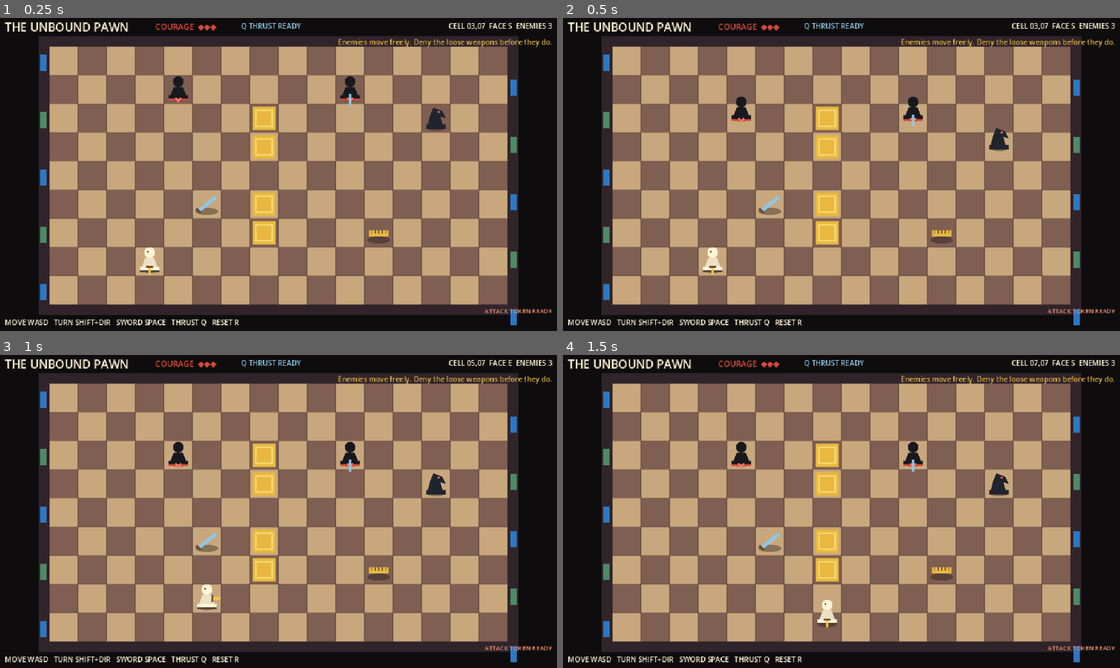
Above: before the commit, frames 1-4 (two rows, left to right).
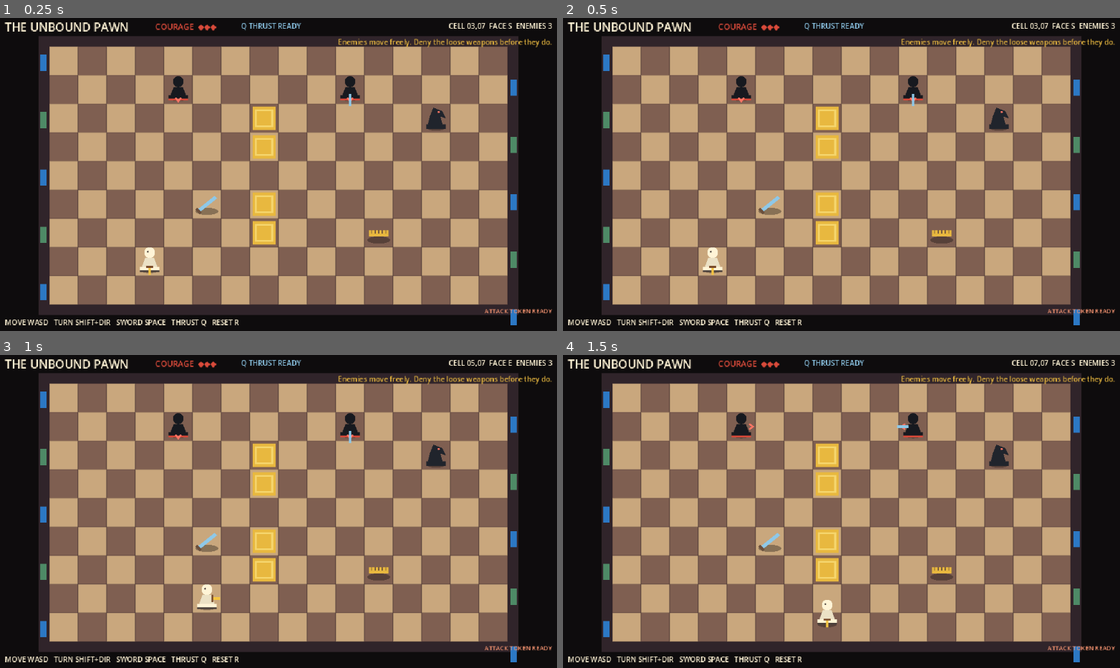
Above: after the commit, the same moments.

Repository: ThachCoder2k2/2d-hess-game-rpg
Game: Godot game, scene res://scenes/main.tscn
Same seed, same stepped clock (60 frames per second), same inputs: the game is played once before the commit and once after it.
Inputs:
- Up to frame 1 (0.25 s): no input
- Up to frame 2 (0.5 s): no input
- Up to frame 3 (1 s): hold D (move_right) from 0.53 s (still down); tap Space (attack) at 0.6 s
- Up to frame 4 (1.5 s): release D (move_right) at 1.28 s; hold S (move_down) from 1.28 s (still down); tap Space (attack) at 1.35 s

Frame 1 is identical in both runs. In frame 2, 1.0% of the frame differs, in the area x 30-81%, y 18-43%; in frame 3, 1.1%; in frame 4, 1.1%, in the area x 30-81%, y 18-46%.

Commit message:
Make enemy pursuit intentional and reactive

Diff:
--- a/scripts/actors/black_pawn.gd
+++ b/scripts/actors/black_pawn.gd
@@ -2,9 +2,18 @@
 extends FreeEnemy
 
 
-func get_unarmed_attack_cells(origin := current_cell, direction := facing) -> Array[Vector2i]:
-	var side := Vector2i(-direction.y, direction.x)
-	return [origin + direction + side, origin + direction - side]
+func create_attack_pattern() -> AttackPattern:
+	return PawnPattern.new()
+
+
+func create_archetype() -> EnemyArchetype:
+	var data := EnemyArchetype.new()
+	data.role = &"skirmisher"
+	data.future_threat_score = 36.0
+	data.pickup_score = 72.0
+	data.turn_threat_score = 52.0
+	data.preferred_distance = 2
+	return data
 
 
 func _draw() -> void:
--- a/scripts/actors/free_enemy.gd
+++ b/scripts/actors/free_enemy.gd
@@ -6,28 +6,48 @@
 signal attack_resolved(cells: Array[Vector2i])
 signal weapon_changed(enemy: FreeEnemy, weapon: EnemyWeapon)
 signal defeated(enemy: FreeEnemy)
-
-enum State { IDLE, TELEGRAPH, RECOVER, DEFEATED }
+signal intent_changed(enemy: FreeEnemy, intent: EnemyIntent)
+
+enum State { OBSERVE, TELEGRAPH, COMMIT, RECOVER, DEFEATED }
 
 @export var health := 2
 @export var think_time := 0.42
+@export var move_recovery_time := 0.18
 @export var unarmed_telegraph_time := 0.58
 @export var unarmed_recovery_time := 0.48
 
 var target: PawnHero
 var director: EncounterDirector
 var weapon: EnemyWeapon
-var state := State.IDLE
+var attack_pattern: AttackPattern
+var archetype: EnemyArchetype
+var current_intent: EnemyIntent
+var action_memory: Array[StringName] = []
+var last_move_direction := Vector2i.ZERO
+var state := State.OBSERVE
 var state_time := 0.0
 var flash_time := 0.0
 var recoil := Vector2.ZERO
 var locked_attack_cells: Array[Vector2i] = []
 
 
+func _ready() -> void:
+	_ensure_ai_data()
+
+
+func create_attack_pattern() -> AttackPattern:
+	return AttackPattern.new()
+
+
+func create_archetype() -> EnemyArchetype:
+	return EnemyArchetype.new()
+
+
 func activate(hero: PawnHero, encounter_director: EncounterDirector) -> void:
+	_ensure_ai_data()
 	target = hero
 	director = encounter_director
-	state = State.IDLE
+	state = State.OBSERVE
 	state_time = think_time
 	queue_redraw()
 
@@ -51,17 +71,20 @@
 	if state_time > 0.0:
 		return
 	match state:
-		State.IDLE:
+		State.OBSERVE:
 			_choose_action()
 		State.TELEGRAPH:
 			_resolve_attack()
+		State.COMMIT:
+			_resolve_attack()
 		State.RECOVER:
-			state = State.IDLE
+			state = State.OBSERVE
 			state_time = think_time
 
 
-func get_unarmed_attack_cells(_origin := current_cell, _direction := facing) -> Array[Vector2i]:
-	return []
+func get_unarmed_attack_cells(origin := current_cell, direction := facing) -> Array[Vector2i]:
+	_ensure_ai_data()
+	return attack_pattern.get_attack_cells(grid_world, origin, direction)
 
 
 func get_attack_cells(origin := current_cell, direction := facing) -> Array[Vector2i]:
@@ -77,73 +100,116 @@
 
 
 func _choose_action() -> void:
-	_try_collect_weapon()
-	var attack_cells := get_attack_cells()
-	if target.current_cell in attack_cells and director.request_attack(self):
-		locked_attack_cells = attack_cells.duplicate()
-		state = State.TELEGRAPH
-		state_time = weapon.telegraph_time if weapon != null else unarmed_telegraph_time
-		emit_signal("telegraph_started", self, locked_attack_cells)
-		queue_redraw()
-		return
-	_choose_free_move()
-
-
-func _try_collect_weapon() -> bool:
-	if weapon != null or grid_world == null:
-		return false
-	var pickup := grid_world.item_at(current_cell)
-	if pickup is WeaponPickup:
-		equip(pickup.take(self))
-		return true
-	return false
-
-
-func _choose_free_move() -> void:
-	var destinations := get_cardinal_move_options()
-	if destinations.is_empty():
-		state = State.RECOVER
-		state_time = unarmed_recovery_time
-		return
-	var pursuit_cell := target.current_cell
+	var context := EnemyContext.capture(self)
+	var candidates := _build_intents(context)
+	current_intent = _select_intent(candidates)
+	emit_signal("intent_changed", self, current_intent)
+	_execute_intent(current_intent)
+
+
+func _build_intents(context: EnemyContext) -> Array[EnemyIntent]:
+	_ensure_ai_data()
+	var intents: Array[EnemyIntent] = []
+	var attack_cells := get_attack_cells(context.self_cell, context.facing)
+	if context.attack_available and context.hero_cell in attack_cells:
+		intents.append(EnemyIntent.attack(attack_cells, archetype.attack_score))
+
+	if weapon == null and grid_world.item_at(context.self_cell) is WeaponPickup:
+		intents.append(EnemyIntent.pickup(archetype.pickup_score + 50.0))
+
+	var pursuit_cell := context.hero_cell
 	if weapon == null:
-		var nearest_item := _nearest_item_cell()
+		var nearest_item := _nearest_item_cell(context.item_cells)
 		if nearest_item != Vector2i(-999, -999):
 			pursuit_cell = nearest_item
-	var best_destination := destinations[0]
-	var best_score := -INF
-	for destination in destinations:
-		var direction := destination - current_cell
-		var score := _score_destination(destination, direction, pursuit_cell)
-		if score > best_score:
-			best_score = score
-			best_destination = destination
-	var move_direction := best_destination - current_cell
-	if try_step(move_direction):
-		facing = move_direction
-	state = State.RECOVER
-	state_time = unarmed_recovery_time
-
-
-func _score_destination(destination: Vector2i, direction: Vector2i, pursuit_cell: Vector2i) -> float:
-	var old_distance := _manhattan(current_cell, pursuit_cell)
+
+	for destination in context.legal_moves:
+		var direction := destination - context.self_cell
+		var score := _score_destination(destination, direction, pursuit_cell, context)
+		intents.append(EnemyIntent.move(destination, direction, score))
+
+	if attack_pattern.uses_facing or weapon != null:
+		for direction: Vector2i in [Vector2i.UP, Vector2i.DOWN, Vector2i.LEFT, Vector2i.RIGHT]:
+			if direction == context.facing:
+				continue
+			var turn_score := 4.0
+			if context.hero_cell in get_attack_cells(context.self_cell, direction):
+				turn_score += archetype.turn_threat_score
+			else:
+				var old_distance := _facing_distance(context.self_cell, context.hero_cell, context.facing)
+				var new_distance := _facing_distance(context.self_cell, context.hero_cell, direction)
+				turn_score += float(old_distance - new_distance) * 3.0
+			intents.append(EnemyIntent.turn(direction, turn_score))
+
+	intents.append(EnemyIntent.wait(archetype.wait_score))
+	for intent in intents:
+		intent.score -= float(action_memory.count(intent.action_id)) * archetype.repetition_penalty
+	return intents
+
+
+func _select_intent(candidates: Array[EnemyIntent]) -> EnemyIntent:
+	var best := candidates[0]
+	for candidate in candidates:
+		if candidate.score > best.score:
+			best = candidate
+	return best
+
+
+func _execute_intent(intent: EnemyIntent) -> void:
+	_remember_action(intent.action_id)
+	match intent.type:
+		EnemyIntent.Type.ATTACK:
+			if director != null and not director.request_attack(self):
+				state = State.RECOVER
+				state_time = 0.12
+				return
+			locked_attack_cells = intent.target_cells.duplicate()
+			state = State.TELEGRAPH
+			state_time = weapon.telegraph_time if weapon != null else unarmed_telegraph_time
+			emit_signal("telegraph_started", self, locked_attack_cells)
+			queue_redraw()
+		EnemyIntent.Type.MOVE:
+			last_move_direction = intent.direction
+			try_step(intent.direction)
+			state = State.RECOVER
+			state_time = move_recovery_time
+		EnemyIntent.Type.PICKUP:
+			var pickup := grid_world.item_at(current_cell)
+			if pickup is WeaponPickup:
+				equip(pickup.take(self))
+			state = State.RECOVER
+			state_time = 0.10
+		EnemyIntent.Type.TURN:
+			facing = intent.direction
+			queue_redraw()
+			state = State.RECOVER
+			state_time = 0.12
+		EnemyIntent.Type.WAIT:
+			state = State.RECOVER
+			state_time = think_time * 0.65
+
+
+func _score_destination(destination: Vector2i, direction: Vector2i, pursuit_cell: Vector2i, context: EnemyContext) -> float:
+	var old_distance := _manhattan(context.self_cell, pursuit_cell)
 	var new_distance := _manhattan(destination, pursuit_cell)
-	var score := float(old_distance - new_distance) * 10.0
+	var score := float(old_distance - new_distance) * archetype.distance_score
 	if weapon == null and grid_world.item_at(destination) is WeaponPickup:
-		score += 60.0
-	if target.current_cell in get_attack_cells(destination, direction):
-		score += 28.0
-	return score + get_positioning_bonus(destination, direction)
-
-
-func get_positioning_bonus(_destination: Vector2i, _direction: Vector2i) -> float:
+		score += archetype.pickup_score
+	if context.hero_cell in get_attack_cells(destination, direction):
+		score += archetype.future_threat_score
+	var hero_distance := _manhattan(destination, context.hero_cell)
+	score -= absf(float(hero_distance - archetype.preferred_distance)) * 2.0
+	return score + get_positioning_bonus(destination, direction, context)
+
+
+func get_positioning_bonus(_destination: Vector2i, _direction: Vector2i, _context: EnemyContext) -> float:
 	return 0.0
 
 
-func _nearest_item_cell() -> Vector2i:
+func _nearest_item_cell(item_cells: Array[Vector2i]) -> Vector2i:
 	var result := Vector2i(-999, -999)
 	var best_distance := 999999
-	for cell in grid_world.get_item_cells():
+	for cell in item_cells:
 		var distance := _manhattan(current_cell, cell)
 		if distance < best_distance:
 			best_distance = distance
@@ -152,12 +218,14 @@
 
 
 func _resolve_attack() -> void:
+	state = State.COMMIT
 	emit_signal("telegraph_finished", self)
 	if target.current_cell in locked_attack_cells:
 		target.take_damage(weapon.damage if weapon != null else 1, facing)
 	emit_signal("attack_resolved", locked_attack_cells)
 	locked_attack_cells.clear()
-	director.release_attack(self)
+	if director != null:
+		director.release_attack(self)
 	state = State.RECOVER
 	state_time = weapon.recovery_time if weapon != null else unarmed_recovery_time
 	queue_redraw()
@@ -184,3 +252,21 @@
 
 func _manhattan(a: Vector2i, b: Vector2i) -> int:
 	return absi(a.x - b.x) + absi(a.y - b.y)
+
+
+func _facing_distance(origin: Vector2i, destination: Vector2i, direction: Vector2i) -> int:
+	var delta := destination - origin
+	return absi(delta.x - direction.x) + absi(delta.y - direction.y)
+
+
+func _remember_action(action_id: StringName) -> void:
+	action_memory.append(action_id)
+	if action_memory.size() > 3:
+		action_memory.pop_front()
+
+
+func _ensure_ai_data() -> void:
+	if attack_pattern == null:
+		attack_pattern = create_attack_pattern()
+	if archetype == null:
+		archetype = create_archetype()
--- a/scripts/actors/knight_enemy.gd
+++ b/scripts/actors/knight_enemy.gd
@@ -1,25 +1,31 @@
 class_name KnightEnemy
 extends FreeEnemy
 
-const KNIGHT_OFFSETS: Array[Vector2i] = [
-	Vector2i(-2, -1), Vector2i(-2, 1), Vector2i(2, -1), Vector2i(2, 1),
-	Vector2i(-1, -2), Vector2i(1, -2), Vector2i(-1, 2), Vector2i(1, 2),
-]
+
+func create_attack_pattern() -> AttackPattern:
+	return KnightPattern.new()
 
 
-func get_unarmed_attack_cells(origin := current_cell, _direction := facing) -> Array[Vector2i]:
-	var cells: Array[Vector2i] = []
-	for offset in KNIGHT_OFFSETS:
-		var cell := origin + offset
-		if grid_world == null or grid_world.is_inside(cell):
-			cells.append(cell)
-	return cells
+func create_archetype() -> EnemyArchetype:
+	var data := EnemyArchetype.new()
+	data.role = &"flanker"
+	data.future_threat_score = 58.0
+	data.distance_score = 7.0
+	data.pickup_score = 50.0
+	data.preferred_distance = 3
+	return data
 
 
-func get_positioning_bonus(destination: Vector2i, direction: Vector2i) -> float:
-	if weapon == null and target.current_cell in get_unarmed_attack_cells(destination, direction):
-		return 42.0
-	return 0.0
+func get_positioning_bonus(destination: Vector2i, direction: Vector2i, context: EnemyContext) -> float:
+	var bonus := super(destination, direction, context)
+	if weapon == null and context.hero_cell in get_unarmed_attack_cells(destination, direction):
+		bonus += 30.0
+	if last_move_direction != Vector2i.ZERO:
+		var previous_axis := last_move_direction.abs()
+		var next_axis := direction.abs()
+		if previous_axis != next_axis:
+			bonus += 12.0
+	return bonus
 
 
 func _draw() -> void:
--- /dev/null
+++ b/scripts/ai/attack_pattern.gd
@@ -0,0 +1,8 @@
+class_name AttackPattern
+extends Resource
+
+@export var uses_facing := true
+
+
+func get_attack_cells(_world: GridWorld, _origin: Vector2i, _facing: Vector2i) -> Array[Vector2i]:
+	return []
--- /dev/null
+++ b/scripts/ai/enemy_archetype.gd
@@ -0,0 +1,12 @@
+class_name EnemyArchetype
+extends Resource
+
+@export var role: StringName = &"skirmisher"
+@export var attack_score := 100.0
+@export var future_threat_score := 28.0
+@export var distance_score := 10.0
+@export var pickup_score := 60.0
+@export var turn_threat_score := 44.0
+@export var wait_score := 8.0
+@export var repetition_penalty := 16.0
+@export var preferred_distance := 2
--- /dev/null
+++ b/scripts/ai/enemy_context.gd
@@ -0,0 +1,24 @@
+class_name EnemyContext
+extends RefCounted
+
+var self_cell := Vector2i.ZERO
+var facing := Vector2i.DOWN
+var hero_cell := Vector2i.ZERO
+var legal_moves: Array[Vector2i] = []
+var item_cells: Array[Vector2i] = []
+var attack_available := false
+
+
+static func capture(enemy: FreeEnemy) -> EnemyContext:
+	var context := EnemyContext.new()
+	context.self_cell = enemy.current_cell
+	context.facing = enemy.facing
+	context.hero_cell = enemy.target.current_cell
+	if enemy.grid_world != null:
+		var reserved := enemy.grid_world.get_reserved_cell(enemy.target)
+		if reserved != enemy.target.current_cell:
+			context.hero_cell = reserved
+		context.legal_moves = enemy.get_cardinal_move_options()
+		context.item_cells = enemy.grid_world.get_item_cells()
+	context.attack_available = enemy.director == null or enemy.director.can_request_attack(enemy)
+	return context
--- /dev/null
+++ b/scripts/ai/enemy_intent.gd
@@ -0,0 +1,64 @@
+class_name EnemyIntent
+extends RefCounted
+
+enum Type { ATTACK, MOVE, PICKUP, TURN, WAIT }
+
+var type := Type.WAIT
+var action_id: StringName = &"wait"
+var score := 0.0
+var destination := Vector2i.ZERO
+var direction := Vector2i.ZERO
+var target_cells: Array[Vector2i] = []
+
+
+static func attack(cells: Array[Vector2i], value: float) -> EnemyIntent:
+	var intent := EnemyIntent.new()
+	intent.type = Type.ATTACK
+	intent.action_id = &"attack"
+	intent.score = value
+	intent.target_cells = cells.duplicate()
+	return intent
+
+
+static func move(cell: Vector2i, move_direction: Vector2i, value: float) -> EnemyIntent:
+	var intent := EnemyIntent.new()
+	intent.type = Type.MOVE
+	intent.action_id = _directional_id(&"move", move_direction)
+	intent.score = value
+	intent.destination = cell
+	intent.direction = move_direction
+	return intent
+
+
+static func pickup(value: float) -> EnemyIntent:
+	var intent := EnemyIntent.new()
+	intent.type = Type.PICKUP
+	intent.action_id = &"pickup"
+	intent.score = value
+	return intent
+
+
+static func turn(turn_direction: Vector2i, value: float) -> EnemyIntent:
+	var intent := EnemyIntent.new()
+	intent.type = Type.TURN
+	intent.action_id = _directional_id(&"turn", turn_direction)
+	intent.score = value
+	intent.direction = turn_direction
+	return intent
+
+
+static func wait(value: float) -> EnemyIntent:
+	var intent := EnemyIntent.new()
+	intent.score = value
+	return intent
+
+
+static func _directional_id(prefix: StringName, direction: Vector2i) -> StringName:
+	var suffix := "north"
+	if direction == Vector2i.DOWN:
+		suffix = "south"
+	elif direction == Vector2i.LEFT:
+		suffix = "west"
+	elif direction == Vector2i.RIGHT:
+		suffix = "east"
+	return StringName("%s_%s" % [prefix, suffix])
--- /dev/null
+++ b/scripts/ai/patterns/knight_pattern.gd
@@ -0,0 +1,20 @@
+class_name KnightPattern
+extends AttackPattern
+
+const OFFSETS: Array[Vector2i] = [
+	Vector2i(-2, -1), Vector2i(-2, 1), Vector2i(2, -1), Vector2i(2, 1),
+	Vector2i(-1, -2), Vector2i(1, -2), Vector2i(-1, 2), Vector2i(1, 2),
+]
+
+
+func _init() -> void:
+	uses_facing = false
+
+
+func get_attack_cells(world: GridWorld, origin: Vector2i, _facing: Vector2i) -> Array[Vector2i]:
+	var cells: Array[Vector2i] = []
+	for offset in OFFSETS:
+		var cell := origin + offset
+		if world == null or world.is_inside(cell):
+			cells.append(cell)
+	return cells
--- /dev/null
+++ b/scripts/ai/patterns/pawn_pattern.gd
@@ -0,0 +1,11 @@
+class_name PawnPattern
+extends AttackPattern
+
+
+func _init() -> void:
+	uses_facing = true
+
+
+func get_attack_cells(_world: GridWorld, origin: Vector2i, facing: Vector2i) -> Array[Vector2i]:
+	var side := Vector2i(-facing.y, facing.x)
+	return [origin + facing + side, origin + facing - side]
--- a/scripts/combat/encounter_director.gd
+++ b/scripts/combat/encounter_director.gd
@@ -7,10 +7,12 @@
 var paused := false
 
 
+func can_request_attack(enemy: Node) -> bool:
+	return not paused and (attack_owner == null or not is_instance_valid(attack_owner) or attack_owner == enemy)
+
+
 func request_attack(enemy: Node) -> bool:
-	if paused:
-		return false
-	if attack_owner != null and is_instance_valid(attack_owner) and attack_owner != enemy:
+	if not can_request_attack(enemy):
 		return false
 	attack_owner = enemy
 	emit_signal("token_changed", attack_owner)
--- a/scripts/core/grid_world.gd
+++ b/scripts/core/grid_world.gd
@@ -114,6 +114,13 @@
 	return cells
 
 
+func get_reserved_cell(actor: Node) -> Vector2i:
+	for cell: Vector2i in reservations:
+		if reservations[cell] == actor:
+			return cell
+	return actor_cells.get(actor, Vector2i(-999, -999))
+
+
 func get_cardinal_destinations(actor: Node, origin: Vector2i) -> Array[Vector2i]:
 	var destinations: Array[Vector2i] = []
 	for direction: Vector2i in [Vector2i.UP, Vector2i.DOWN, Vector2i.LEFT, Vector2i.RIGHT]:
--- a/tests/run_tests.gd
+++ b/tests/run_tests.gd
@@ -83,6 +83,49 @@
 	var turn_events := InputMap.action_get_events("turn_mode")
 	_expect(turn_events.size() == 1 and turn_events[0].as_text() == "Shift", "turn modifier is bound only to Shift")
 
+	var intent_cells: Array[Vector2i] = [Vector2i(3, 3)]
+	var locked_intent := EnemyIntent.attack(intent_cells, 100.0)
+	intent_cells[0] = Vector2i(9, 9)
+	_expect(locked_intent.target_cells == [Vector2i(3, 3)], "attack intent locks a copy of telegraphed cells")
+
+	var ai_world := GridWorld.new()
+	root.add_child(ai_world)
+	var ai_hero := PawnHero.new()
+	root.add_child(ai_hero)
+	_expect(ai_hero.setup(ai_world, Vector2i(5, 5)), "AI test hero registers")
+	var thinking_pawn := BlackPawn.new()
+	root.add_child(thinking_pawn)
+	_expect(thinking_pawn.setup(ai_world, Vector2i(3, 4)), "AI test pawn registers")
+	var ai_director := EncounterDirector.new()
+	root.add_child(ai_director)
+	thinking_pawn.activate(ai_hero, ai_director)
+
+	_expect(ai_world.begin_move(ai_hero, Vector2i(5, 4)), "hero visible step reserves its destination")
+	var reserved_context := EnemyContext.capture(thinking_pawn)
+	_expect(reserved_context.hero_cell == Vector2i(5, 4), "enemy observes the hero's visibly reserved destination")
+
+	ai_world.finish_move(ai_hero, Vector2i(5, 4))
+	ai_hero.current_cell = Vector2i(5, 4)
+	var decision_context := EnemyContext.capture(thinking_pawn)
+	_expect(not decision_context.legal_moves.is_empty(), "enemy keeps hunting while the hero stands still")
+	var first_choice := thinking_pawn._select_intent(thinking_pawn._build_intents(decision_context))
+	var second_choice := thinking_pawn._select_intent(thinking_pawn._build_intents(decision_context))
+	_expect(first_choice.type == second_choice.type and first_choice.destination == second_choice.destination, "identical contexts produce deterministic choices")
+
+	thinking_pawn.facing = Vector2i.DOWN
+	ai_hero.current_cell = Vector2i(2, 3)
+	ai_world.finish_move(ai_hero, Vector2i(2, 3))
+	var turn_context := EnemyContext.capture(thinking_pawn)
+	var found_threatening_turn := false
+	for intent in thinking_pawn._build_intents(turn_context):
+		if intent.type == EnemyIntent.Type.TURN and intent.direction == Vector2i.UP and intent.score > 40.0:
+			found_threatening_turn = true
+	_expect(found_threatening_turn, "pawn recognizes a turn that creates diagonal pressure")
+
+	_expect(ai_director.can_request_attack(thinking_pawn), "director reports an available attack token")
+	ai_director.request_attack(thinking_pawn)
+	_expect(not ai_director.can_request_attack(knight), "director exposes token denial to other enemy decisions")
+
 	print("TESTS COMPLETE: %d failure(s)" % failures)
 	quit(1 if failures > 0 else 0)
 
Not shown, added: scripts/ai/attack_pattern.gd.uid
Not shown, added: scripts/ai/enemy_archetype.gd.uid
Not shown, added: scripts/ai/enemy_context.gd.uid
Not shown, added: scripts/ai/enemy_intent.gd.uid
Not shown, added: scripts/ai/patterns/knight_pattern.gd.uid
Not shown, added: scripts/ai/patterns/pawn_pattern.gd.uid
Not shown, changed: findings.md
Not shown, changed: progress.md
Not shown, changed: task_plan.md
